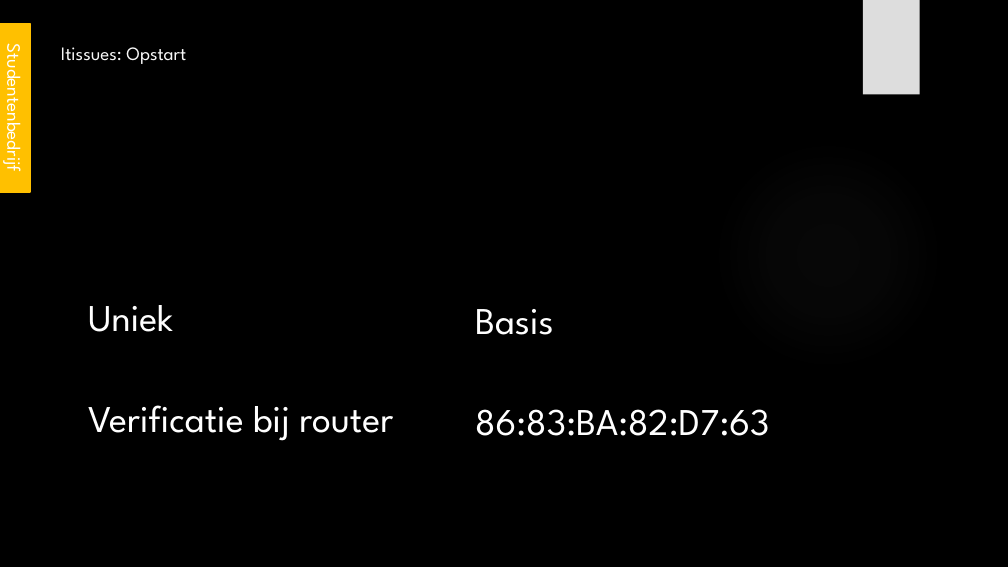
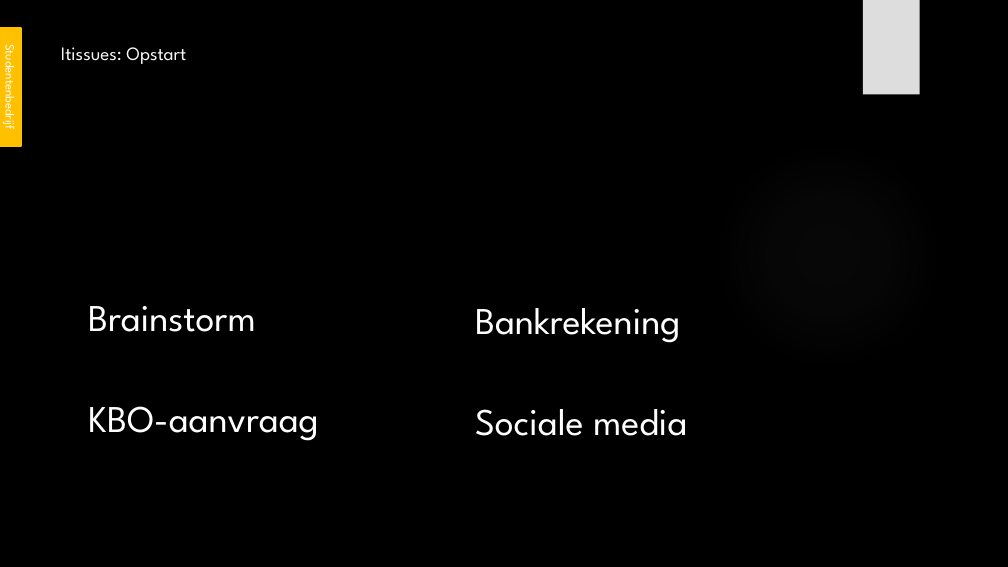
Before and after one commit to its-3ncrypt/Led_Cube_arduino, a slide deck: slide 3 of _Administratie/Presentatie GIP.pptx (slide 4 before the commit). Drawn at 1008x567 pixels with LibreOffice and Linux fonts; fonts in the diff are those of the drawing; background and template pictures are left out. Boxes give left, top, right and bottom in pixels: in the first picture for what was removed or moved away, otherwise in the second. Text is boxed around its words. In the diff, an @@ line names an element or a change of style, - is before the commit and + after.

```diff
--- a/_Administratie/Presentatie GIP.pptx
+++ b/_Administratie/Presentatie GIP.pptx
@@ rectangle "Studentenbedrijf": place and size @@
-rectangle "Studentenbedrijf" at [0,24,30,192]
+rectangle "Studentenbedrijf" at [0,28,22,146]
@@ rectangle "Studentenbedrijf" at [0,28,22,146]: size 18 to 12 pt @@
@@ text at [88,306,319,441]: text changed @@
-Uniek
-Verificatie bij router
+Brainstorm
+KBO-aanvraag
@@ text at [475,308,687,436]: text changed @@
-Basis
-86:83:BA:82:D7:63
+Bankrekening
+Sociale media
```
Also in this commit, not shown: 4 other slides changed, 2 slides added, 1 slide removed.
